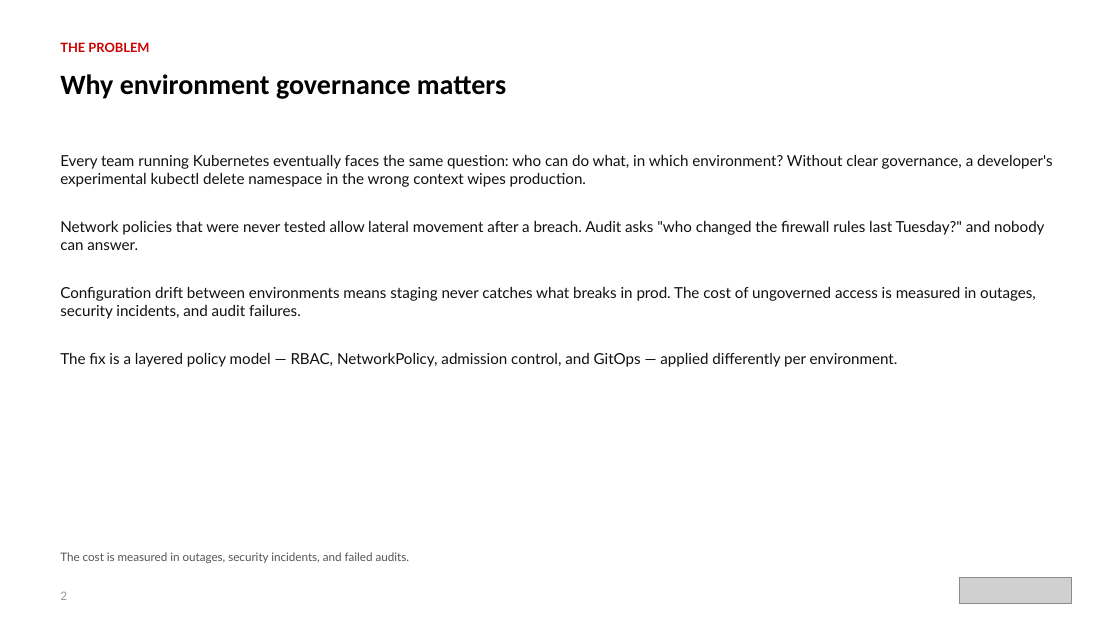
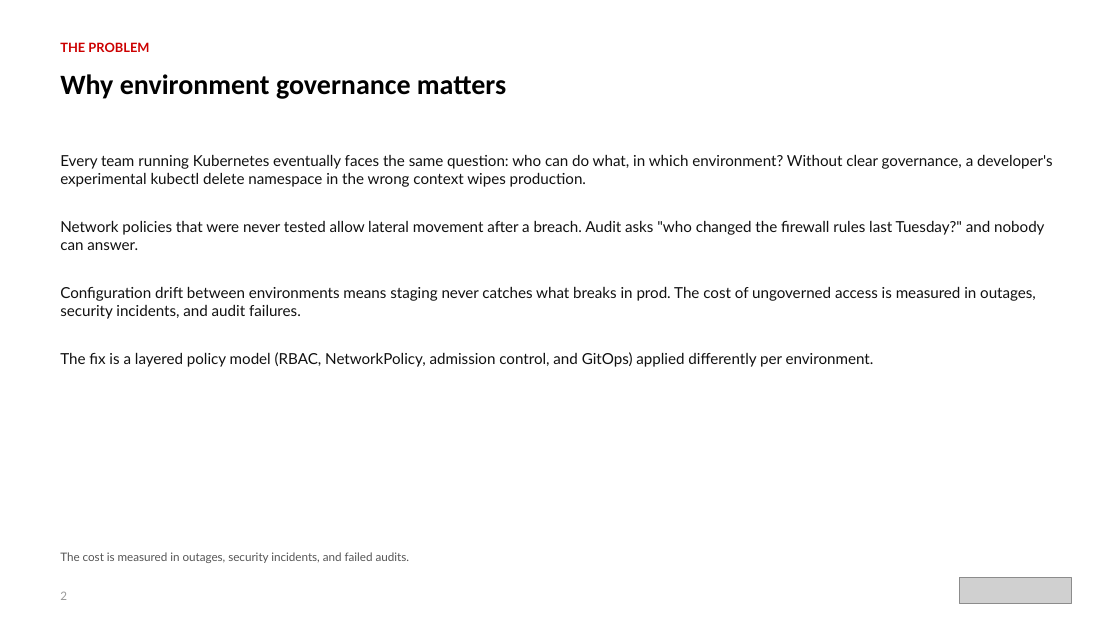
Before and after one commit to patterncatalyst/cloud-native-design-patterns, a slide deck: slide 2 of lgtm-presentation/K8s-Environment-Access-Policies.pptx. Drawn at 1120x630 pixels with LibreOffice and Linux fonts; fonts in the diff are those of the drawing; grey boxes stand for pictures. Boxes give left, top, right and bottom in pixels: in the first picture for what was removed or moved away, otherwise in the second. Text is boxed around its words. In the diff, an @@ line names an element or a change of style, - is before the commit and + after.

Commit message:
docs(deck): refresh the K8s environment access policies deck (S12)

```diff
--- a/lgtm-presentation/K8s-Environment-Access-Policies.pptx
+++ b/lgtm-presentation/K8s-Environment-Access-Policies.pptx
@@ text at [60, 352, 874, 367]: text changed @@
-The fix is a layered policy model — RBAC, NetworkPolicy, admission control, and GitOps — applied differently per environment.
+The fix is a layered policy model (RBAC, NetworkPolicy, admission control, and GitOps) applied differently per environment.
```
Also in this commit, not shown: 9 other slides changed, 5 other files.
